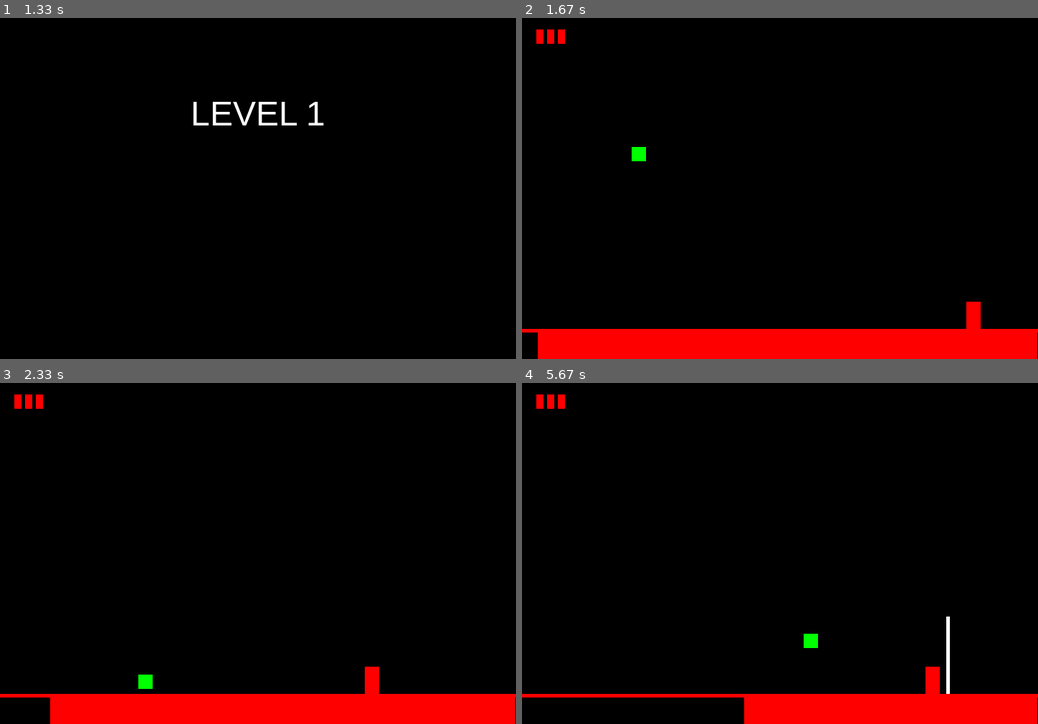
Above: before the commit, frames 1-4 (two rows, left to right).
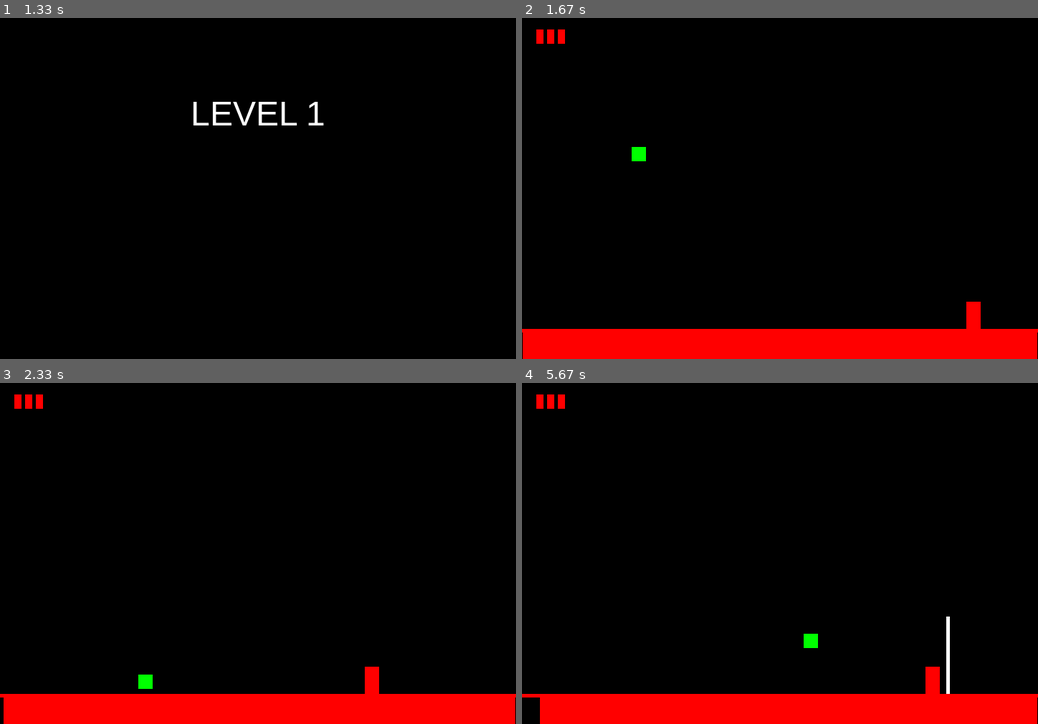
Above: after the commit, the same moments.

Repository: ratchek/bubble-trouble-pygame
Game: pygame game, started from src/game.py
Same seed, same stepped clock (60 frames per second), same inputs: the game is played once before the commit and once after it.
Inputs:
- Up to frame 1 (1.33 s): tap Enter at 0.33 s; hold Right from 1.17 s (still down)
- Up to frame 2 (1.67 s): release Right at 1.63 s
- Up to frame 3 (2.33 s): hold Left 1.67-2.2 s; hold Left from 2.23 s (still down)
- Up to frame 4 (5.67 s): release Left at 2.63 s; hold Right 2.67-3.3 s; tap Space at 3.33, 3.73, 4.03, 4.23, 4.53, 4.73, 5.03, 5.23, 5.53 s; hold Left 3.67-4.13 s; hold Right 4.17-4.63 s; hold Right 4.67-5.13 s; hold Left from 5.17 s (still down)

Frame 1 is identical in both runs. In frame 2, 0.2% of the frame differs, in the area x 0-4%, y 92-100%; in frame 3, 0.7%; in frame 4, 3.1%, in the area x 3-44%, y 92-100%.

Commit message:
Add support for different time for each level

Diff:
--- a/src/game.py
+++ b/src/game.py
@@ -39,7 +39,7 @@
         self.player.max_harpoons = 0
         Graphics.show_level_screen(game, level)
         self.player.max_harpoons = temp
-        # Make sure any moves made "during" loading screen aren't lurking in
+        # Make sure any moves made during loading screen aren't lurking in
         # the event queue
         pygame.event.clear()
         for b in LEVELS[level]["bubbles"]:
@@ -50,8 +50,7 @@
         player_y_coords  = LEVELS[level]["player"]["y"]
         self.player.rect.midbottom = (player_x_coords, player_y_coords)
         self.level_start_time = pygame.time.get_ticks()
-        temp_time = 10
-        self.level_end_time = self.level_start_time + (temp_time * 1000)
+        self.level_end_time = self.level_start_time + (LEVELS[level]["time"] * 1000)
 
     def run(self):
         # game loop
@@ -105,7 +104,7 @@
         if not self.bubbles:
             self.score += 100
             pygame.time.wait(int(AFTER_LVL_CLEARED_PAUSE * 1000))
-            time_bonus = (self.level_end_time - pygame.time.get_ticks()) / 1000
+            time_bonus = (self.level_end_time - pygame.time.get_ticks()) / 100
             self.score += int(time_bonus)
             print("Added {} to score".format(int(time_bonus)))
             self.current_level += 1
--- a/src/levels.py
+++ b/src/levels.py
@@ -16,23 +16,25 @@
                         "x": 4 * WIDTH /5 ,
                         "y": GAME_FLOOR,
                      },
-            },
-
-            {
-            "bubbles":[
-                        {
-                        "x": WIDTH/5,
-                        "y": 60,
-                        "stage": 2,
-                        "color": BLUE,
-                        "speed_x": BUBBLE_HORIZONTAL_SPEED,
-                        "speed_y": 0,
-                        },
-                    ],
-            "player":{
-                        "x": 4 * WIDTH /5 ,
-                        "y": GAME_FLOOR,
-                     },
+            "time": 120,
+            },
+
+            {
+            "bubbles":[
+                        {
+                        "x": WIDTH/5,
+                        "y": 60,
+                        "stage": 2,
+                        "color": BLUE,
+                        "speed_x": BUBBLE_HORIZONTAL_SPEED,
+                        "speed_y": 0,
+                        },
+                    ],
+            "player":{
+                        "x": 4 * WIDTH /5 ,
+                        "y": GAME_FLOOR,
+                     },
+            "time": 120,
             },
             {
             "bubbles":[
@@ -66,54 +68,56 @@
                         "x": WIDTH /2 ,
                         "y": GAME_FLOOR,
                      },
-            },
-            {
-            "bubbles":[
-                        {
-                        "x": WIDTH/5,
-                        "y": 60,
-                        "stage": 2,
-                        "color": BLUE,
-                        "speed_x": BUBBLE_HORIZONTAL_SPEED,
-                        "speed_y": 0,
-                        },
-                        {
-                        "x": WIDTH/5 + 1*(10 + BUBBLE_SIZES[2]),
-                        "y": 60,
-                        "stage": 2,
-                        "color": YELLOW,
-                        "speed_x": BUBBLE_HORIZONTAL_SPEED,
-                        "speed_y": 0,
-                        },
-                        {
-                        "x": WIDTH/5 + 2*(10 + BUBBLE_SIZES[2]),
-                        "y": 60,
-                        "stage": 2,
-                        "color": BLUE,
-                        "speed_x": BUBBLE_HORIZONTAL_SPEED,
-                        "speed_y": 0,
-                        },
-                        {
-                        "x": WIDTH/5 + 3*(10 + BUBBLE_SIZES[2]),
-                        "y": 60,
-                        "stage": 2,
-                        "color": YELLOW,
-                        "speed_x": BUBBLE_HORIZONTAL_SPEED,
-                        "speed_y": 0,
-                        },
-                        {
-                        "x": WIDTH/5 + 4*( 10 + BUBBLE_SIZES[2]),
-                        "y": 60,
-                        "stage": 2,
-                        "color": BLUE,
-                        "speed_x": BUBBLE_HORIZONTAL_SPEED,
-                        "speed_y": 0,
-                        },
-                    ],
-            "player":{
-                        "x": 4 * WIDTH /5 ,
-                        "y": GAME_FLOOR,
-                     },
+            "time": 120,
+            },
+            {
+            "bubbles":[
+                        {
+                        "x": WIDTH/5,
+                        "y": 60,
+                        "stage": 2,
+                        "color": BLUE,
+                        "speed_x": BUBBLE_HORIZONTAL_SPEED,
+                        "speed_y": 0,
+                        },
+                        {
+                        "x": WIDTH/5 + 1*(10 + BUBBLE_SIZES[2]),
+                        "y": 60,
+                        "stage": 2,
+                        "color": YELLOW,
+                        "speed_x": BUBBLE_HORIZONTAL_SPEED,
+                        "speed_y": 0,
+                        },
+                        {
+                        "x": WIDTH/5 + 2*(10 + BUBBLE_SIZES[2]),
+                        "y": 60,
+                        "stage": 2,
+                        "color": BLUE,
+                        "speed_x": BUBBLE_HORIZONTAL_SPEED,
+                        "speed_y": 0,
+                        },
+                        {
+                        "x": WIDTH/5 + 3*(10 + BUBBLE_SIZES[2]),
+                        "y": 60,
+                        "stage": 2,
+                        "color": YELLOW,
+                        "speed_x": BUBBLE_HORIZONTAL_SPEED,
+                        "speed_y": 0,
+                        },
+                        {
+                        "x": WIDTH/5 + 4*( 10 + BUBBLE_SIZES[2]),
+                        "y": 60,
+                        "stage": 2,
+                        "color": BLUE,
+                        "speed_x": BUBBLE_HORIZONTAL_SPEED,
+                        "speed_y": 0,
+                        },
+                    ],
+            "player":{
+                        "x": 4 * WIDTH /5 ,
+                        "y": GAME_FLOOR,
+                     },
+            "time": 120,
             },
             {
             "bubbles":[
@@ -162,54 +166,56 @@
                         "x": 4 * WIDTH /5 ,
                         "y": GAME_FLOOR,
                      },
-            },
-            {
-            "bubbles":[
-                        {
-                        "x": WIDTH/5,
-                        "y": 60,
-                        "stage": 2,
-                        "color": BLUE,
-                        "speed_x": BUBBLE_HORIZONTAL_SPEED,
-                        "speed_y": 0,
-                        },
-                        {
-                        "x": WIDTH/5 + 1*(10 + BUBBLE_SIZES[2]),
-                        "y": 160,
-                        "stage": 2,
-                        "color": YELLOW,
-                        "speed_x": BUBBLE_HORIZONTAL_SPEED,
-                        "speed_y": 0,
-                        },
-                        {
-                        "x": WIDTH/5 + 2*(10 + BUBBLE_SIZES[2]),
-                        "y": 60,
-                        "stage": 2,
-                        "color": BLUE,
-                        "speed_x": BUBBLE_HORIZONTAL_SPEED,
-                        "speed_y": 0,
-                        },
-                        {
-                        "x": WIDTH/5 + 3*(10 + BUBBLE_SIZES[2]),
-                        "y": 160,
-                        "stage": 2,
-                        "color": YELLOW,
-                        "speed_x": BUBBLE_HORIZONTAL_SPEED,
-                        "speed_y": 0,
-                        },
-                        {
-                        "x": WIDTH/5 + 4*( 10 + BUBBLE_SIZES[2]),
-                        "y": 60,
-                        "stage": 2,
-                        "color": BLUE,
-                        "speed_x": BUBBLE_HORIZONTAL_SPEED,
-                        "speed_y": 0,
-                        },
-                    ],
-            "player":{
-                        "x": 4 * WIDTH /5 ,
-                        "y": GAME_FLOOR,
-                     },
+            "time": 120,
+            },
+            {
+            "bubbles":[
+                        {
+                        "x": WIDTH/5,
+                        "y": 60,
+                        "stage": 2,
+                        "color": BLUE,
+                        "speed_x": BUBBLE_HORIZONTAL_SPEED,
+                        "speed_y": 0,
+                        },
+                        {
+                        "x": WIDTH/5 + 1*(10 + BUBBLE_SIZES[2]),
+                        "y": 160,
+                        "stage": 2,
+                        "color": YELLOW,
+                        "speed_x": BUBBLE_HORIZONTAL_SPEED,
+                        "speed_y": 0,
+                        },
+                        {
+                        "x": WIDTH/5 + 2*(10 + BUBBLE_SIZES[2]),
+                        "y": 60,
+                        "stage": 2,
+                        "color": BLUE,
+                        "speed_x": BUBBLE_HORIZONTAL_SPEED,
+                        "speed_y": 0,
+                        },
+                        {
+                        "x": WIDTH/5 + 3*(10 + BUBBLE_SIZES[2]),
+                        "y": 160,
+                        "stage": 2,
+                        "color": YELLOW,
+                        "speed_x": BUBBLE_HORIZONTAL_SPEED,
+                        "speed_y": 0,
+                        },
+                        {
+                        "x": WIDTH/5 + 4*( 10 + BUBBLE_SIZES[2]),
+                        "y": 60,
+                        "stage": 2,
+                        "color": BLUE,
+                        "speed_x": BUBBLE_HORIZONTAL_SPEED,
+                        "speed_y": 0,
+                        },
+                    ],
+            "player":{
+                        "x": 4 * WIDTH /5 ,
+                        "y": GAME_FLOOR,
+                     },
+            "time": 120,
             },
             {
             "bubbles":[
@@ -258,6 +264,7 @@
                         "x": 4 * WIDTH /5 ,
                         "y": GAME_FLOOR,
                      },
+            "time": 120,
             },
         ]
 
